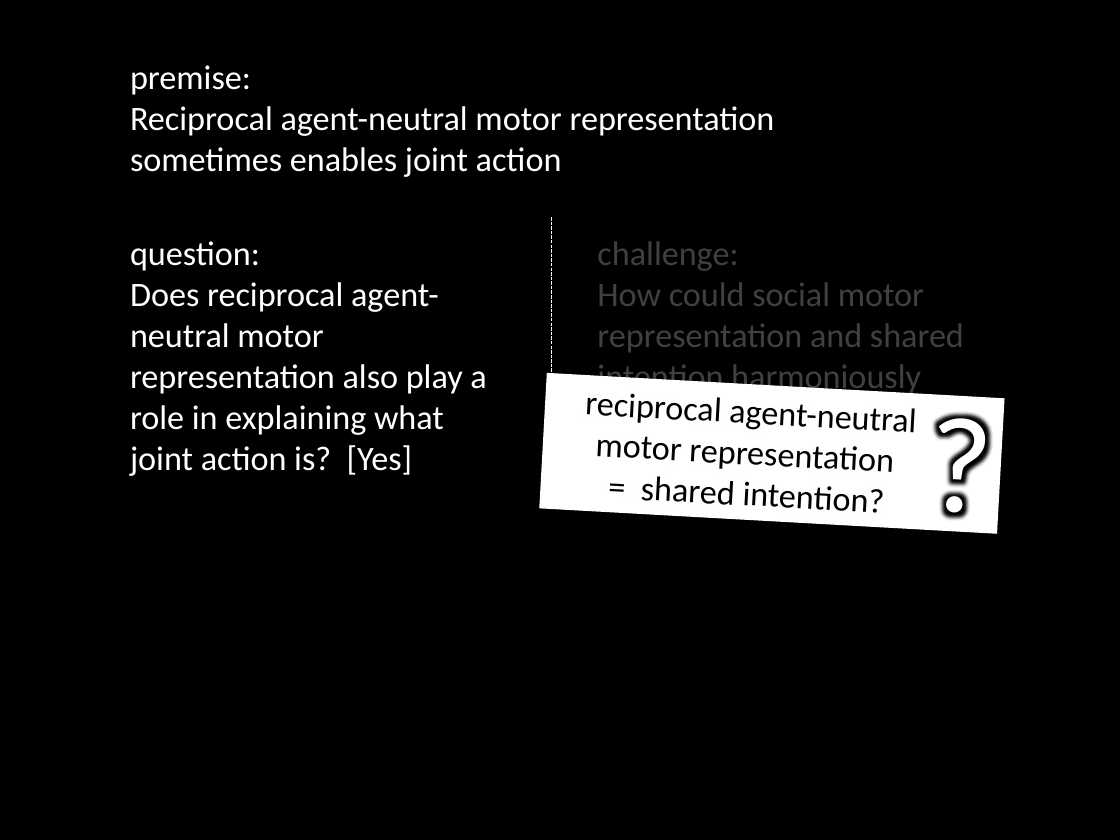
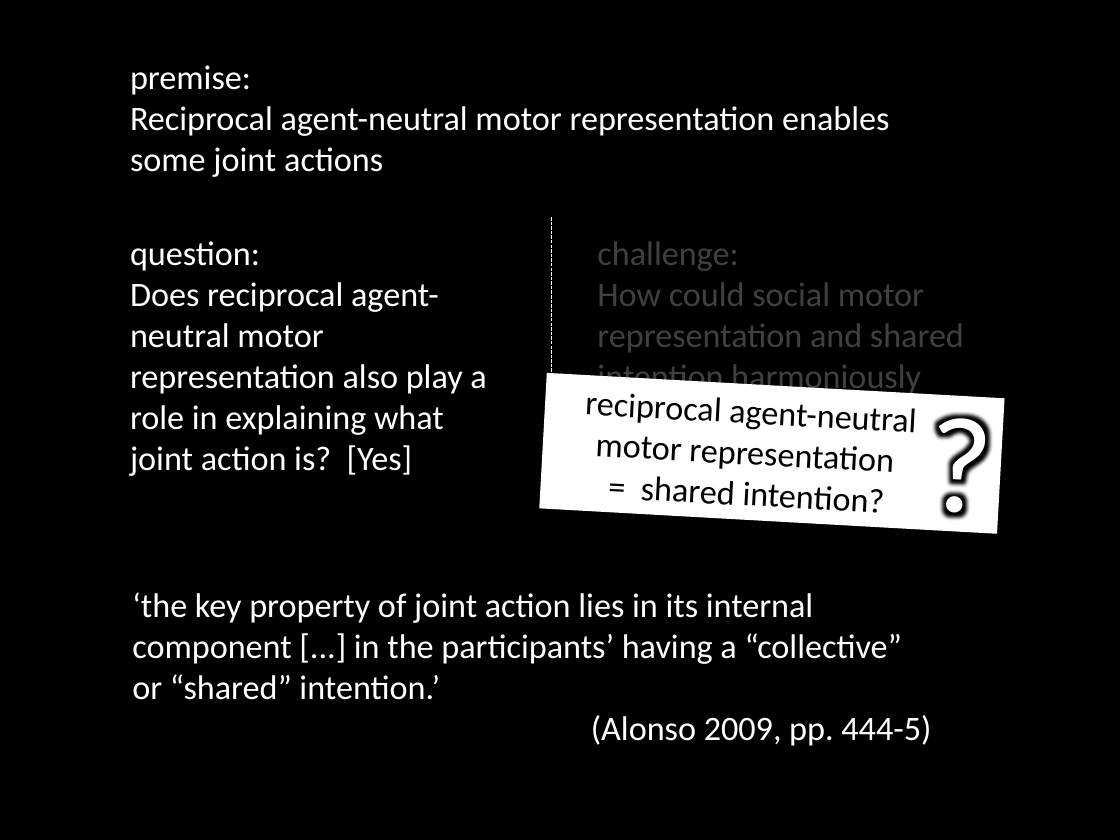
Before and after one commit to butterfill/writing, a slide deck: slide 54 of conf joint action --- sharing goals vs sharing intentions cambridge 2012 talk/intention and motor representation in joint action vCAMBRIDGE.pptx (slide 51 before the commit). Drawn at 1120x840 pixels with LibreOffice and Linux fonts; fonts in the diff are those of the drawing. Boxes give left, top, right and bottom in pixels: in the first picture for what was removed or moved away, otherwise in the second. Text is boxed around its words. In the diff, an @@ line names an element or a change of style, - is before the commit and + after.

```diff
--- a/conf joint action --- sharing goals vs sharing intentions cambridge 2012 talk/intention and motor representation in joint action vCAMBRIDGE.pptx
+++ b/conf joint action --- sharing goals vs sharing intentions cambridge 2012 talk/intention and motor representation in joint action vCAMBRIDGE.pptx
@@ text at <box>130,106,889,177</box>: text changed @@
-Reciprocal agent-neutral motor representation sometimes enables joint action
+Reciprocal agent-neutral motor representation enables some joint actions
@@ text added at <box>132,592,931,746</box>, 22 pt, text #FFFFFF @@
+‘the key property of joint action lies in its internal component [...] in the participants’ having a “collective” or “shared” intention.’
+(Alonso 2009, pp. 444-5)
```
Also in this commit, not shown: 15 other slides changed, 4 slides added, 3 other files.
